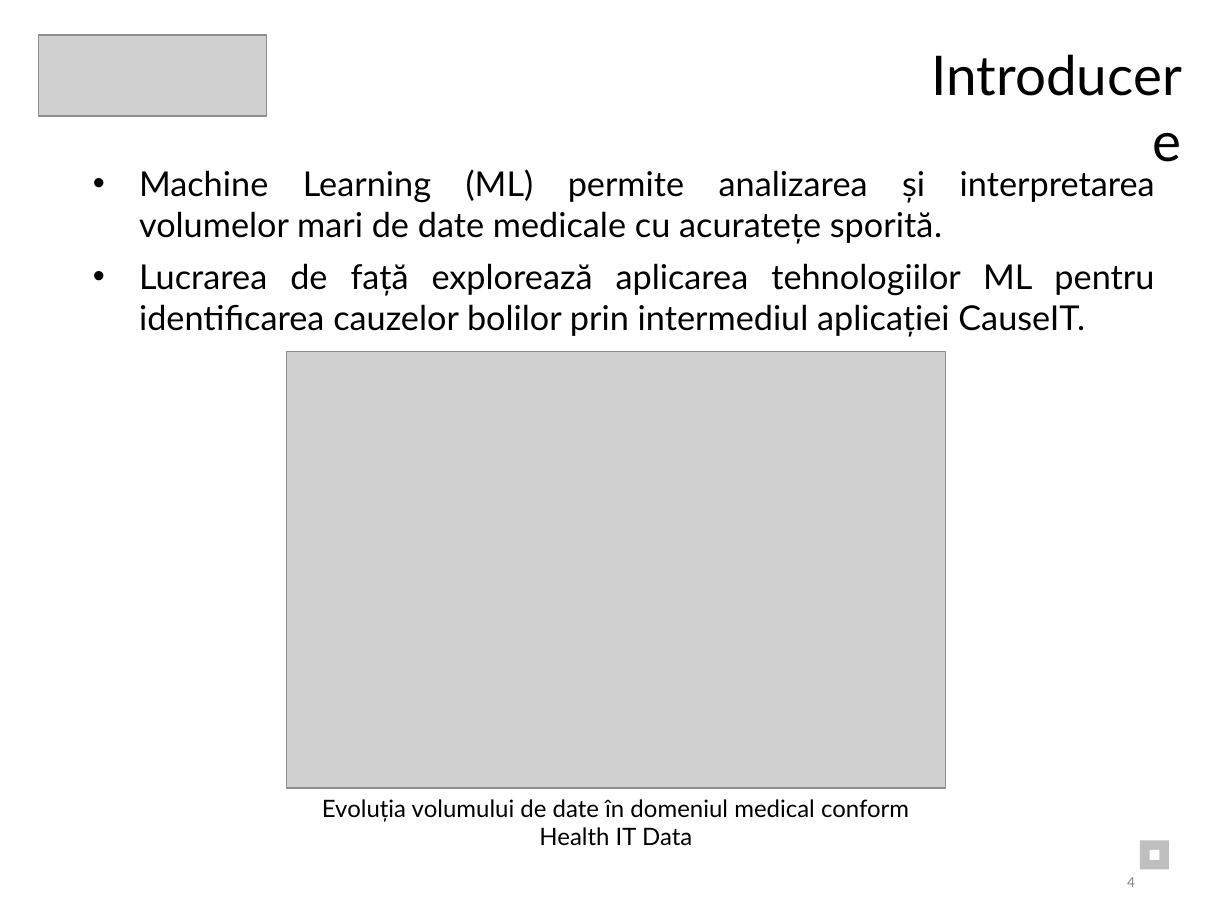
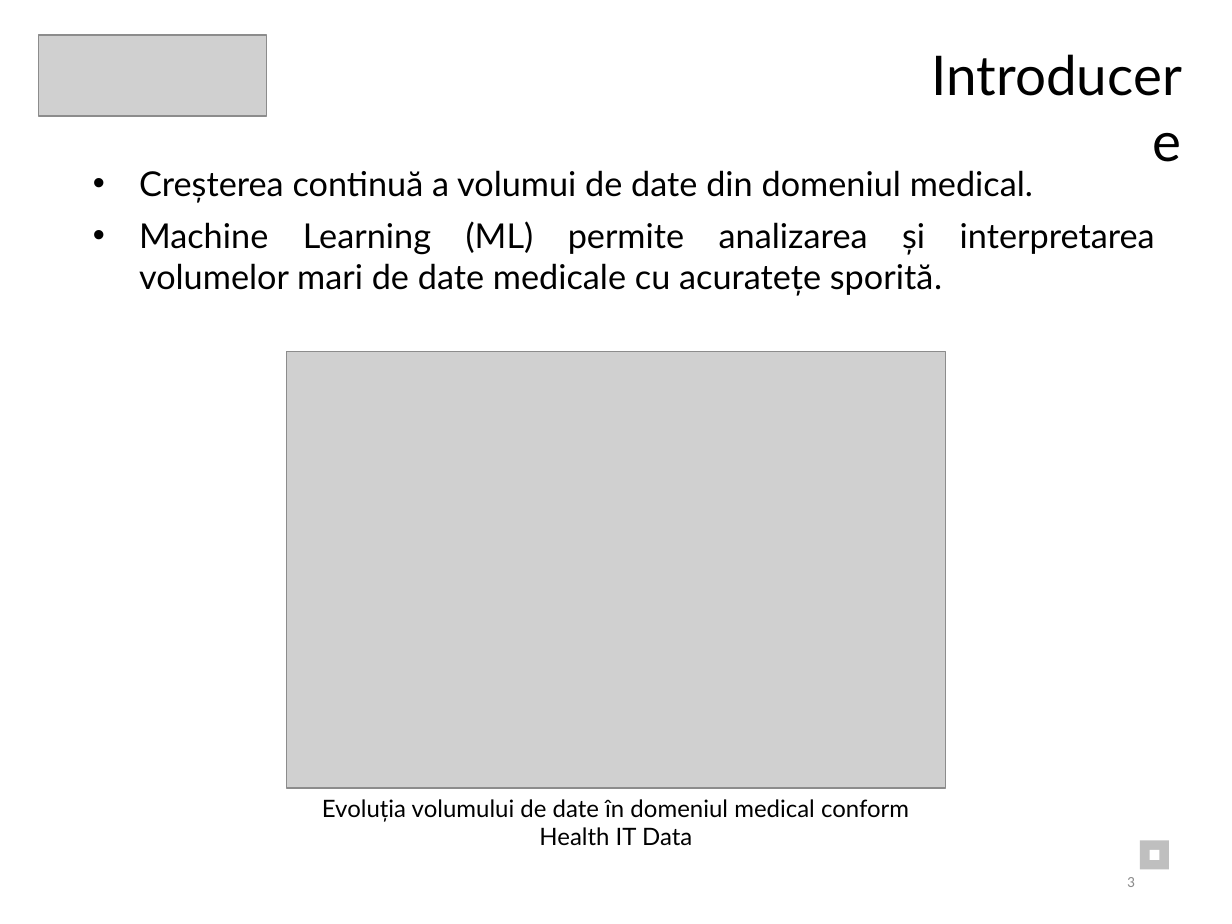
Before and after one commit to Mihnea11/Thesis, a slide deck: slide 3 of Documents/Thesis Presentation.pptx (slide 4 before the commit). Drawn at 1232x924 pixels with LibreOffice and Linux fonts; fonts in the diff are those of the drawing; grey boxes stand for pictures. Boxes give left, top, right and bottom in pixels: in the first picture for what was removed or moved away, otherwise in the second. Text is boxed around its words. In the diff, an @@ line names an element or a change of style, - is before the commit and + after.

Commit message:
Updated presentation

```diff
--- a/Documents/Thesis Presentation.pptx
+++ b/Documents/Thesis Presentation.pptx
@@ text at (139, 170, 1033, 203): paragraph added @@
+• Creșterea continuă a volumui de date din domeniul medical.
@@ text at (139, 263, 1154, 336): paragraph removed @@
-• Lucrarea de față explorează aplicarea tehnologiilor ML pentru identificarea cauzelor bolilor prin intermediul aplicației CauseIT.
@@ page number at (1127, 877, 1135, 887): text changed @@
-4
+3
```
Also in this commit, not shown: 2 other slides changed, 2 slides removed, 1 other file.
